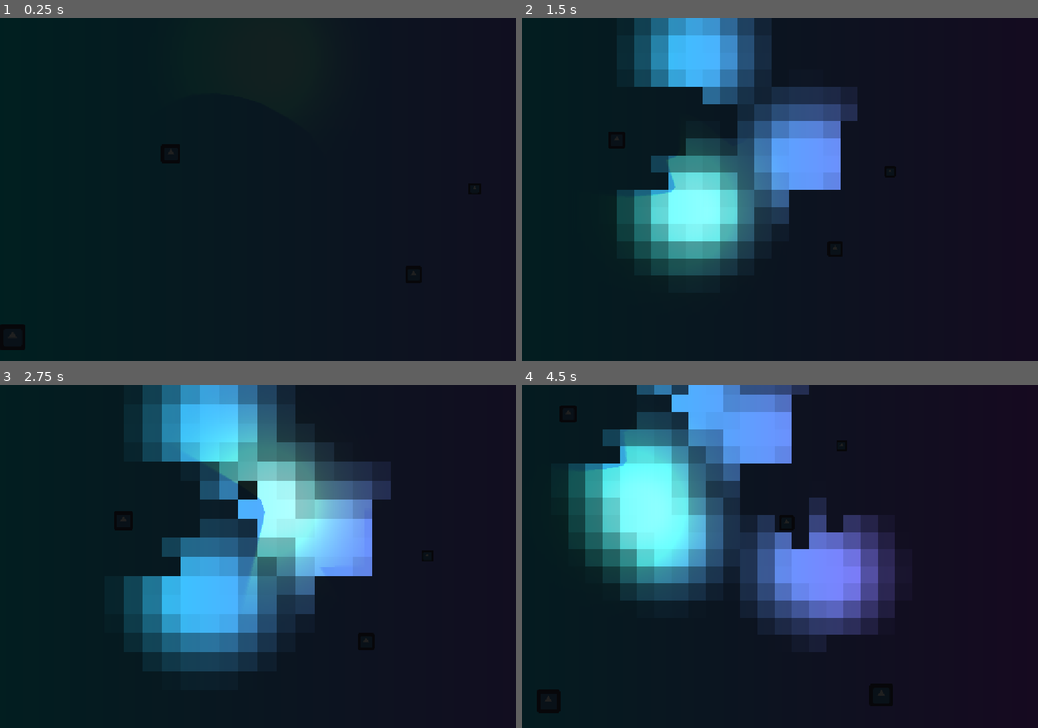
Above: before the commit, frames 1-4 (two rows, left to right).
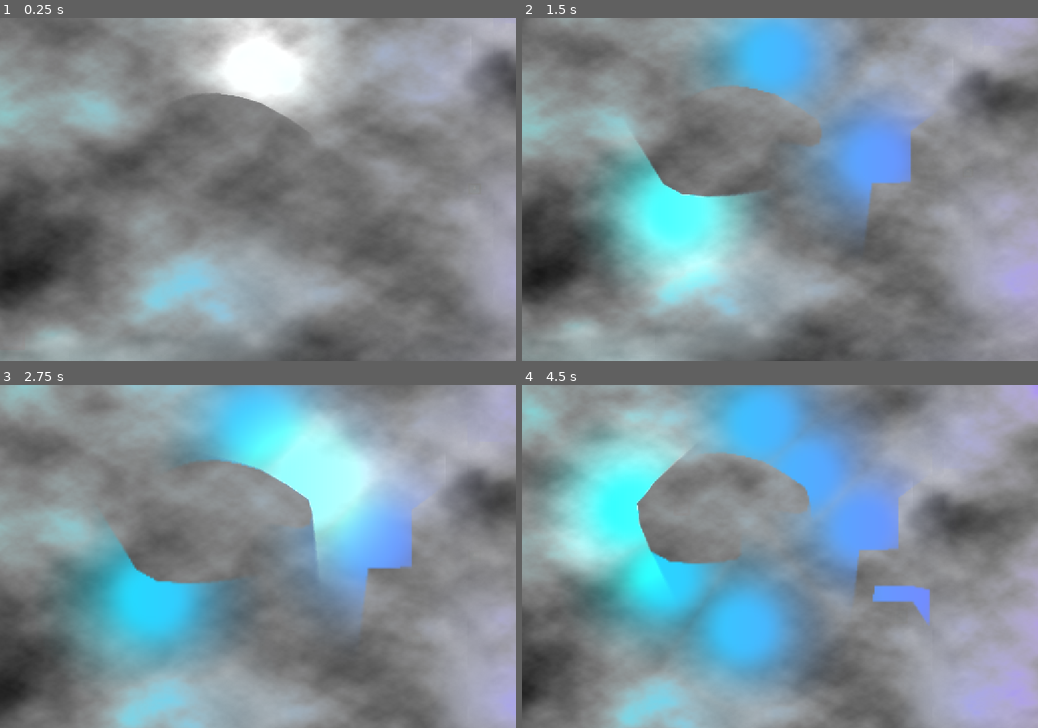
Above: after the commit, the same moments.

Repository: 87PizzaStudios/godot_light_fow
Game: Godot game, scene res://World.tscn
Same seed, same stepped clock (60 frames per second), same inputs: the game is played once before the commit and once after it. The engine's default icon, where the game draws it, is replaced by a stand-in: a white triangle on a blue panel in a dark square.
Inputs (mouse positions are in pixels of both pictures, inside the frame that each line leads up to):
- Up to frame 1 (0.25 s): no input
- Up to frame 2 (1.5 s): move the mouse to (893, 172) at 0.52 s; hold Mouse wheel up (zoom_in) 0.53-1.28 s; click (893, 172) at 0.67 s; move the mouse to (676, 206) at 1.27 s; tap Mouse wheel down (zoom_out) at 1.35 s; click (676, 206) at 1.42 s
- Up to frame 3 (2.75 s): move the mouse to (309, 481) at 2.02 s; hold Mouse wheel up (zoom_in) from 2.03 s (still down); click (309, 481) at 2.17 s
- Up to frame 4 (4.5 s): move the mouse to (754, 625) at 2.77 s; release Mouse wheel up (zoom_in) at 2.78 s; tap Mouse wheel down (zoom_out) at 2.85, 4.35 s; click (754, 625) at 2.92 s; move the mouse to (934, 607) at 3.52 s; hold Mouse wheel up (zoom_in) 3.53-4.28 s; click (934, 607) at 3.67 s; move the mouse to (625, 505) at 4.27 s; click (625, 505) at 4.42 s

The runs differ from the first frame. In frame 1, 100% of the frame differs, in the area x 0-100%, y 0-100%; in frame 2, 99%; in frame 3, 99%; in frame 4, 99%.

Commit message:
fixed downscale feature with camera in subviewport

Diff:
--- a/World.tscn
+++ b/World.tscn
@@ -1,10 +1,11 @@
-[gd_scene load_steps=18 format=3 uid="uid://dkbxk7rn3h0lv"]
+[gd_scene load_steps=17 format=3 uid="uid://dkbxk7rn3h0lv"]
 
 [ext_resource type="Script" path="res://World.gd" id="1_061dn"]
 [ext_resource type="PackedScene" uid="uid://ba07kn2ollll2" path="res://fow_light.tscn" id="1_tluii"]
 [ext_resource type="Texture2D" uid="uid://rub6n76ut5y1" path="res://flame.png" id="2_l3ldu"]
 [ext_resource type="Script" path="res://camera.gd" id="4_uir1x"]
 [ext_resource type="Texture2D" uid="uid://i0ccxwtbe6nw" path="res://icon.png" id="5_lmstc"]
+[ext_resource type="Texture2D" uid="uid://hjrwvmx7pbb6" path="res://test_fog.png" id="6_bjq5d"]
 
 [sub_resource type="Gradient" id="Gradient_ugsfr"]
 colors = PackedColorArray(0, 1, 1, 1, 1, 0, 1, 1)
@@ -38,17 +39,9 @@
 [sub_resource type="OccluderPolygon2D" id="OccluderPolygon2D_h4bbe"]
 polygon = PackedVector2Array(780, 605, 807, 495, 830, 605, 856, 491, 883, 602, 905, 488, 935, 599, 965, 487, 993, 596,  …(323 unchanged characters)…
 
-[sub_resource type="Gradient" id="Gradient_w5xjt"]
-offsets = PackedFloat32Array(0)
-colors = PackedColorArray(0, 0, 0, 0.878431)
-
-[sub_resource type="GradientTexture2D" id="GradientTexture2D_ga7h8"]
-gradient = SubResource("Gradient_w5xjt")
-width = 1080
-height = 720
-
 [node name="World" type="Node2D"]
 script = ExtResource("1_061dn")
+metadata/movie_file = "C:\\Users\\Hudson\\Downloads\\test_movie_maker.mp4"
 
 [node name="OtherStuff" type="TextureRect" parent="."]
 offset_right = 1080.0
@@ -189,14 +182,6 @@
 position = Vector2(454, 269)
 scale = Vector2(0.275004, 0.275004)
 texture = ExtResource("5_lmstc")
-
-[node name="FOW" parent="OtherStuff" node_paths=PackedStringArray("light") instance=ExtResource("1_tluii")]
-layout_mode = 1
-fog_texture = SubResource("GradientTexture2D_ga7h8")
-fog_scroll_velocity = Vector2(0.01, -0.03)
-light = NodePath("../Light")
-light_occluder_group = "occluders"
-fow_scale_factor = 0.05
 
 [node name="Light" type="PointLight2D" parent="OtherStuff"]
 position = Vector2(291.554, 40.8915)
@@ -209,12 +194,31 @@
 texture_scale = 8.0
 
 [node name="Camera2D" type="Camera2D" parent="OtherStuff/Light"]
+z_index = 2
 limit_left = 0
 limit_top = 0
 limit_right = 1080
 limit_bottom = 720
 position_smoothing_enabled = true
-position_smoothing_speed = 3.0
+drag_horizontal_enabled = true
+drag_vertical_enabled = true
+drag_left_margin = 0.5
+drag_top_margin = 0.5
+drag_right_margin = 0.5
+drag_bottom_margin = 0.5
+editor_draw_limits = true
+editor_draw_drag_margin = true
 script = ExtResource("4_uir1x")
 
-[connection signal="on_light_moved" from="." to="OtherStuff/FOW" method="on_light_moved"]
+[node name="FOW" parent="." node_paths=PackedStringArray("light") instance=ExtResource("1_tluii")]
+offset_right = 1080.0
+offset_bottom = 720.0
+expand_mode = 0
+fog_texture = ExtResource("6_bjq5d")
+fog_scroll_velocity = Vector2(0.01, -0.03)
+persistent_reveal = true
+light = NodePath("../OtherStuff/Light")
+light_occluder_group = "occluders"
+fow_scale_factor = 0.5
+
+[connection signal="on_light_moved" from="." to="FOW" method="on_light_moved"]
--- a/convert_light_mask.gdshader
+++ b/convert_light_mask.gdshader
@@ -3,8 +3,8 @@
 uniform bool persistent_reveal = true;
 
 
-uniform sampler2D light_texture: filter_nearest;
-uniform sampler2D mask_texture: filter_nearest;
+uniform sampler2D light_texture: filter_linear;
+uniform sampler2D mask_texture: filter_linear;
 
 void fragment() {
 	// use luminosity to set transparency
--- a/fow.gdshader
+++ b/fow.gdshader
@@ -1,7 +1,7 @@
 shader_type canvas_item;
 
 uniform sampler2D fog_texture: filter_linear, repeat_enable;
-uniform sampler2D mask_texture: filter_nearest;
+uniform sampler2D mask_texture: filter_linear, repeat_enable;
 uniform vec2 fog_scroll_velocity = vec2(0.1, 0.1);
 
 void fragment() {
--- a/fow_light.gd
+++ b/fow_light.gd
@@ -1,4 +1,4 @@
-extends Control
+extends TextureRect
 class_name FogOfWar
 
 
@@ -30,6 +30,7 @@
 	var display_height = self.size.y
 	size_vec = fow_scale_factor * Vector2(display_width, display_height)
 	print(size_vec)
+	print(self.size)
 
 	# set Viewports and TextureRects to window size
 	light_sv.set_size(size_vec)
@@ -64,8 +65,12 @@
 	if persistent_reveal:
 		mask.material.set_shader_parameter('mask_texture', mask_texture)
 
-func _process(_delta):
-	light_sv.get_texture().get_image().save_png('res://test_mask.png')
+func _input(event):
+	if event.is_action_pressed("screencap"):
+		print("Saving diagnostic images...")
+		light_sv.get_texture().get_image().save_png('res://cap_light.png')
+		mask_sv.get_texture().get_image().save_png('res://cap_mask.png')
+		get_viewport().get_texture().get_image().save_png('res://cap_game.png')
 
 func on_light_moved(pos: Vector2):
 	light_dup.position = fow_scale_factor * pos
--- a/fow_light.tscn
+++ b/fow_light.tscn
@@ -9,6 +9,13 @@
 shader_parameter/fog_scroll_velocity = Vector2(0.1, 0.1)
 
 [sub_resource type="CanvasTexture" id="CanvasTexture_obslj"]
+
+[sub_resource type="Gradient" id="Gradient_bwsh4"]
+offsets = PackedFloat32Array(0)
+colors = PackedColorArray(1, 1, 1, 1)
+
+[sub_resource type="GradientTexture2D" id="GradientTexture2D_t2t3b"]
+gradient = SubResource("Gradient_bwsh4")
 
 [sub_resource type="ViewportTexture" id="ViewportTexture_n5ubc"]
 viewport_path = NodePath("LightSubViewport")
@@ -31,24 +38,35 @@
 texture = SubResource("CanvasTexture_obslj")
 expand_mode = 3
 script = ExtResource("2_bvefo")
+persistent_reveal = false
 
 [node name="LightSubViewport" type="SubViewport" parent="."]
 disable_3d = true
 transparent_bg = true
 handle_input_locally = false
+canvas_item_default_texture_repeat = 1
 canvas_cull_mask = 4294966273
 size = Vector2i(641, 359)
 render_target_update_mode = 4
 
-[node name="Background" type="ColorRect" parent="LightSubViewport"]
-clip_contents = true
+[node name="Background" type="TextureRect" parent="LightSubViewport"]
+offset_right = 64.0
+offset_bottom = 64.0
+texture = SubResource("GradientTexture2D_t2t3b")
+stretch_mode = 1
+
+[node name="Camera2D" type="Camera2D" parent="LightSubViewport/Background"]
+anchor_mode = 0
 
 [node name="CanvasModulate" type="CanvasModulate" parent="LightSubViewport"]
+scale = Vector2(1.1, 1.1)
 color = Color(0, 0, 0, 1)
 
 [node name="MaskSubViewport" type="SubViewport" parent="."]
 transparent_bg = true
 handle_input_locally = false
+canvas_item_default_texture_repeat = 1
+canvas_cull_mask = 4294966273
 size = Vector2i(2, 2)
 render_target_update_mode = 4
 
--- a/project.godot
+++ b/project.godot
@@ -23,6 +23,10 @@
 window/size/window_height_override=720
 window/stretch/mode="viewport"
 
+[editor]
+
+movie_writer/movie_file="C:/Users/Hudson/Downloads/fow_demo.avi"
+
 [input]
 
 zoom_in={
@@ -35,6 +39,11 @@
 "events": [Object(InputEventMouseButton,"resource_local_to_scene":false,"resource_name":"","device":-1,"window_id":0,"a …(253 unchanged characters)…
 ]
 }
+screencap={
+"deadzone": 0.5,
+"events": [Object(InputEventKey,"resource_local_to_scene":false,"resource_name":"","device":-1,"window_id":0,"alt_pressed":false,"shift_pressed":true,"ctrl_pressed":true,"meta_pressed":false,"pressed":false,"keycode":0,"physical_keycode":80,"key_label":0,"unicode":0,"echo":false,"script":null)
+]
+}
 
 [rendering]
 
Not shown: 1 places in fow_light.tscn that only renumber resources
Binary file removed: test_mask.png
Not shown, removed: test_mask.png.import
